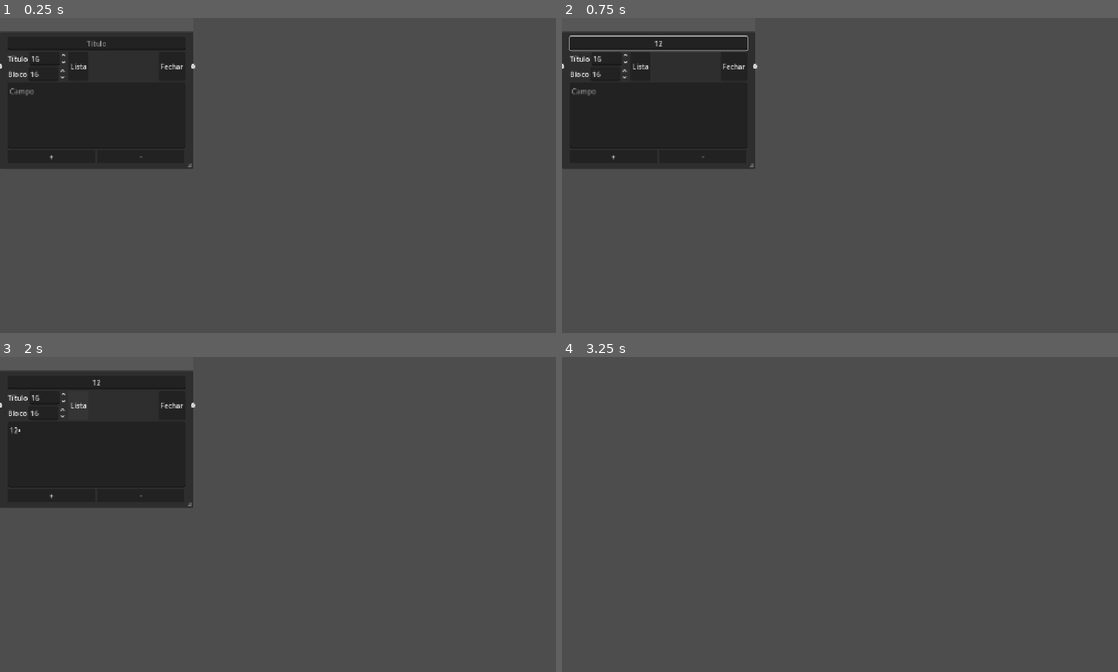
Above: before the commit, frames 1-4 (two rows, left to right).
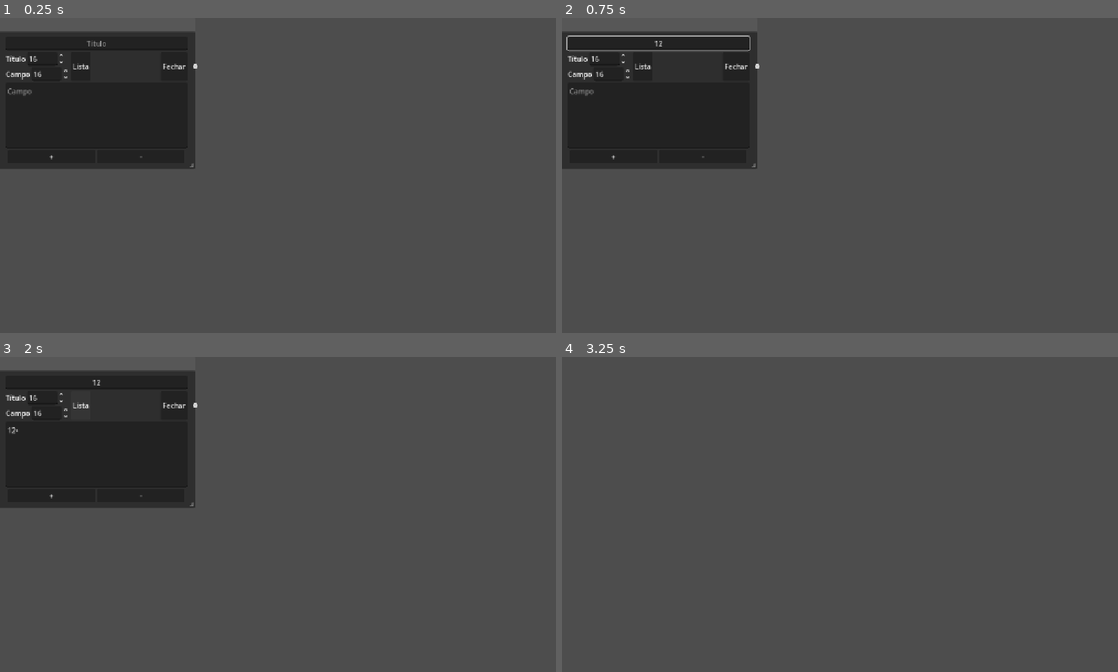
Above: after the commit, the same moments.

Repository: Miguel-de-Souza/Map-infinity
Game: Godot game, scene res://tscn/graph_node.tscn
The game is run twice, just before and just after one commit, with the same random seed, the same clock (stepped at 60 frames per second) and the same inputs. This scene is started directly instead of the project's main scene.
Inputs (mouse positions are in pixels of both pictures, inside the frame that each line leads up to):
- Up to frame 1 (0.25 s): no input
- Up to frame 2 (0.75 s): click (656, 43) at 0.52 s; type "12" at 0.6 s
- Up to frame 3 (2 s): click (94, 454) at 0.75 s; type "12" at 0.83 s; click "Lista" at 1.25 s
- Up to frame 4 (3.25 s): click "Fechar" at 2 s; tap Enter at 2.75, 2.85 s

The runs differ from the first frame. In frame 1, 0.5% of the frame differs, in the area x 0-36%, y 4-48%; in frame 2, 0.5%; in frame 3, 0.5%; in frame 4, nothing differs.

Commit message:
Mudanças leves

Diff:
--- a/main.tscn
+++ b/main.tscn
@@ -168,7 +168,7 @@
 text = "Map Mind Infinity é um programa open-source de anotações e criação de mapa mental feito com a Godot 4.6.
 Com foco principal na total customização, espaços e nodes ilimitados de forma gratuita, sem planos.
 
-[b]Versão do Projeto: 0.0.4[/b]"
+[b]Versão do Projeto: 0.0.5[/b]"
 fit_content = true
 
 [node name="LinkButton" type="LinkButton" parent="More Program/Container More" unique_id=394255072]
--- a/tscn/graph_node.tscn
+++ b/tscn/graph_node.tscn
@@ -96,7 +96,7 @@
 
 [node name="Block" type="Label" parent="Container Tool/Container Left/Container Size/Container Size Block" unique_id=1671287076]
 layout_mode = 2
-text = "Bloco"
+text = "Campo"
 
 [node name="Font Size" type="SpinBox" parent="Container Tool/Container Left/Container Size/Container Size Block" unique_id=331735634]
 layout_mode = 2
